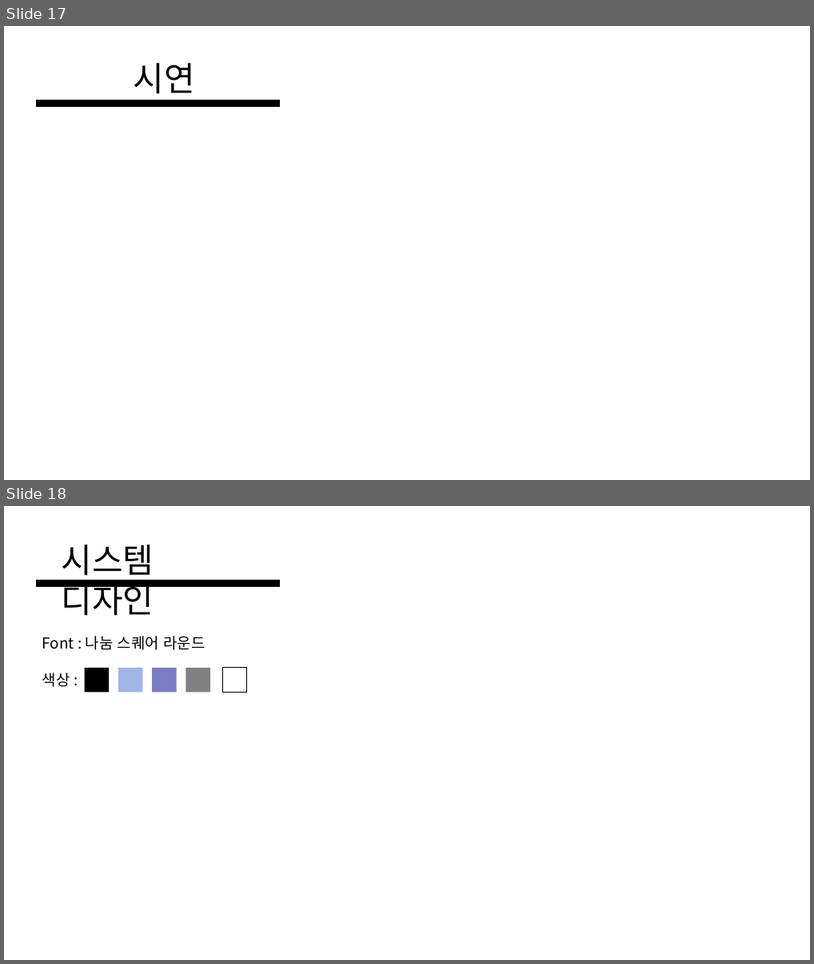
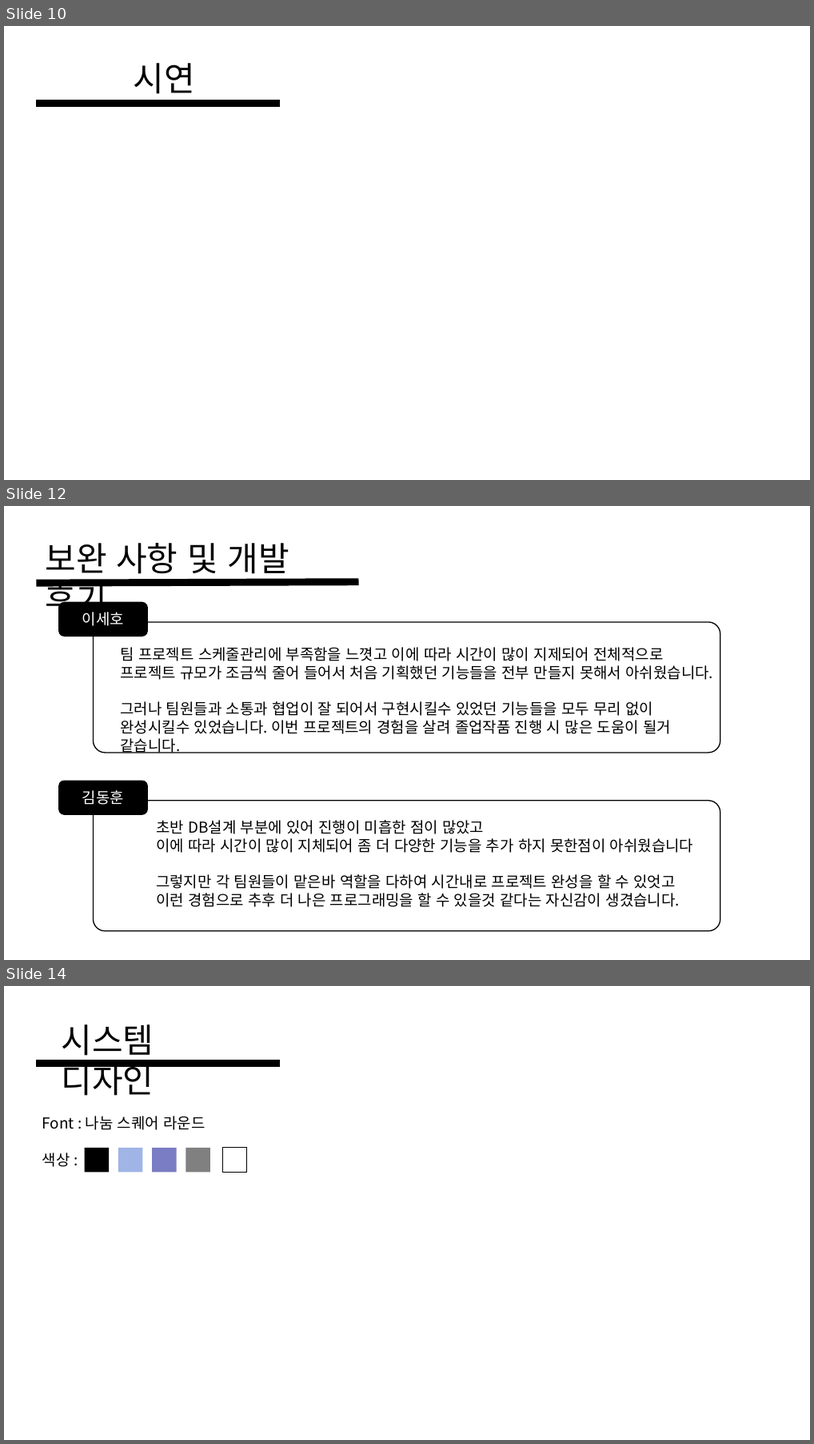
Before and after one commit to dltpgh98/CASS, a slide deck: TEAM CASS Projet ppt.pptx. Shown one above the other, each under a label of ours: slides 17 and 18 before the commit, slides 10, 12 and 14 after it; the slides between them are not shown. The pictures are 814x964 and 814x1444 pixels, drawn with LibreOffice and Linux fonts; fonts in the diff are those of the drawing. Boxes give left, top, right and bottom in pixels: in the first picture for what was removed or moved away, otherwise in the second. Text is boxed around its words. In the diff, an @@ line names an element or a change of style, - is before the commit and + after.

Commit message:
완성본
입니다. ㅎ

```diff
--- a/TEAM CASS Projet ppt.pptx
+++ b/TEAM CASS Projet ppt.pptx
@@ slide 12 added at [4,506,810,960], background #FFFFFF @@
@@ text added at [45,543,290,620], 40 pt, text #000000 @@
+보완 사항 및 개발 후기
@@ line added from (36, 583) to (359, 582), #000000 8.5 pt @@
@@ rounded rectangle added at [58,601,148,636], fill #000000, 18 pt, text #FFFFFF @@
+이세호
@@ rounded rectangle added at [93,622,721,753], outline #000000 1.25 pt, 18 pt, text #000000 @@
+팀 프로젝트 스케줄관리에 부족함을 느꼇고 이에 따라 시간이 많이 지제되어 전체적으로
+프로젝트 규모가 조금씩 줄어 들어서 처음 기획했던 기능들을 전부 만들지 못해서 아쉬웠습니다.
+그러나 팀원들과 소통과 협업이 잘 되어서 구현시킬수 있었던 기능들을 모두 무리 없이 완성시킬수 있었습니다. 이번 프로젝트의 경험을 살려 졸업작품 진행 시 많은 도움이 될거 같습니다.
@@ rounded rectangle added at [58,780,148,815], fill #000000, 18 pt, text #FFFFFF @@
+김동훈
@@ rounded rectangle added at [93,800,721,931], outline #000000 1.25 pt, 18 pt, text #000000 @@
+초반 DB설계 부분에 있어 진행이 미흡한 점이 많았고
+이에 따라 시간이 많이 지체되어 좀 더 다양한 기능을 추가 하지 못한점이 아쉬웠습니다
+그렇지만 각 팀원들이 맡은바 역할을 다하여 시간내로 프로젝트 완성을 할 수 있엇고
+이런 경험으로 추후 더 나은 프로그래밍을 할 수 있을것 같다는 자신감이 생겼습니다.
@@ what was slide 17 is now slide 10 @@
@@ what was slide 18 is now slide 14 @@
```
Also in this commit, not shown: 1 slide changed, 2 other slides added, 24 other files.
